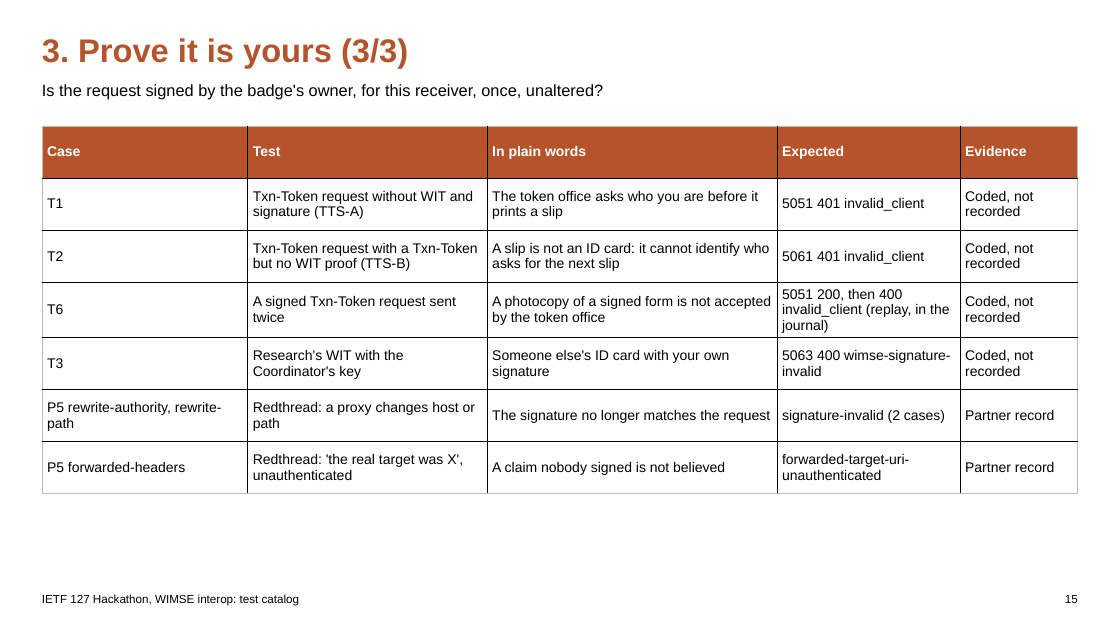
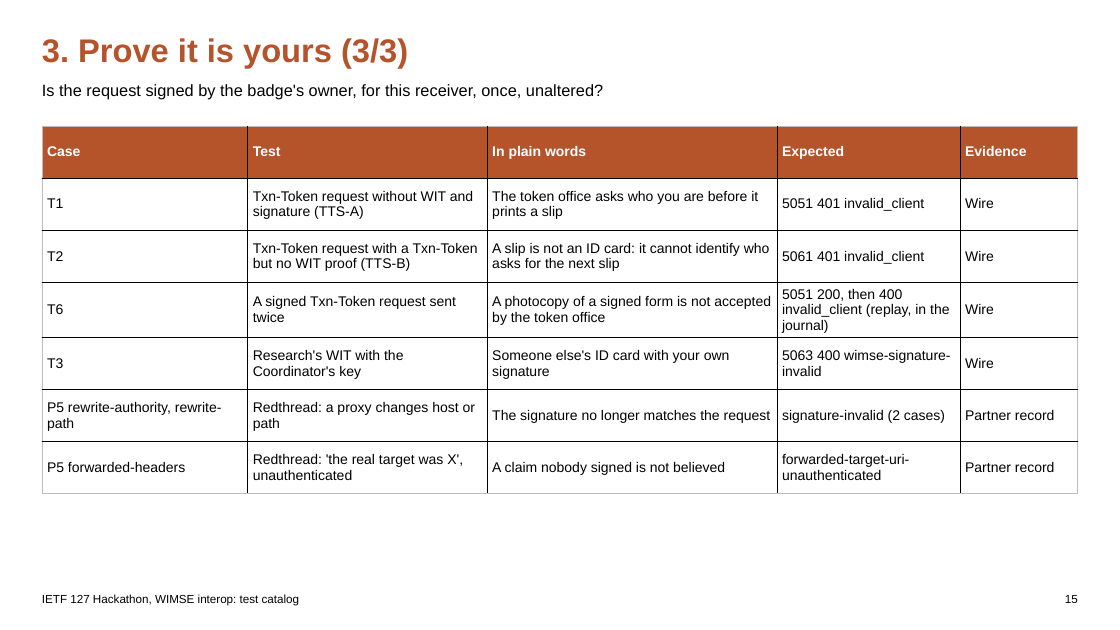
Before and after one commit to apelov/IETF127-Hackathon-AI2II-WIMSE, a slide deck: slide 15 of IETF127_WIMSE_Test_Catalog.pptx. Drawn at 1120x630 pixels with LibreOffice and Linux fonts; fonts in the diff are those of the drawing. Boxes give left, top, right and bottom in pixels: in the first picture for what was removed or moved away, otherwise in the second. Text is boxed around its words. In the diff, an @@ line names an element or a change of style, - is before the commit and + after.

```diff
--- a/IETF127_WIMSE_Test_Catalog.pptx
+++ b/IETF127_WIMSE_Test_Catalog.pptx
@@ table at (42, 126, 1078, 491) @@
-row 2, column 5: Coded, not recorded
+row 2, column 5: Wire
-row 3, column 5: Coded, not recorded
+row 3, column 5: Wire
-row 4, column 5: Coded, not recorded
+row 4, column 5: Wire
-row 5, column 5: Coded, not recorded
+row 5, column 5: Wire
```
Also in this commit, not shown: 5 other slides changed, 25 other files.
